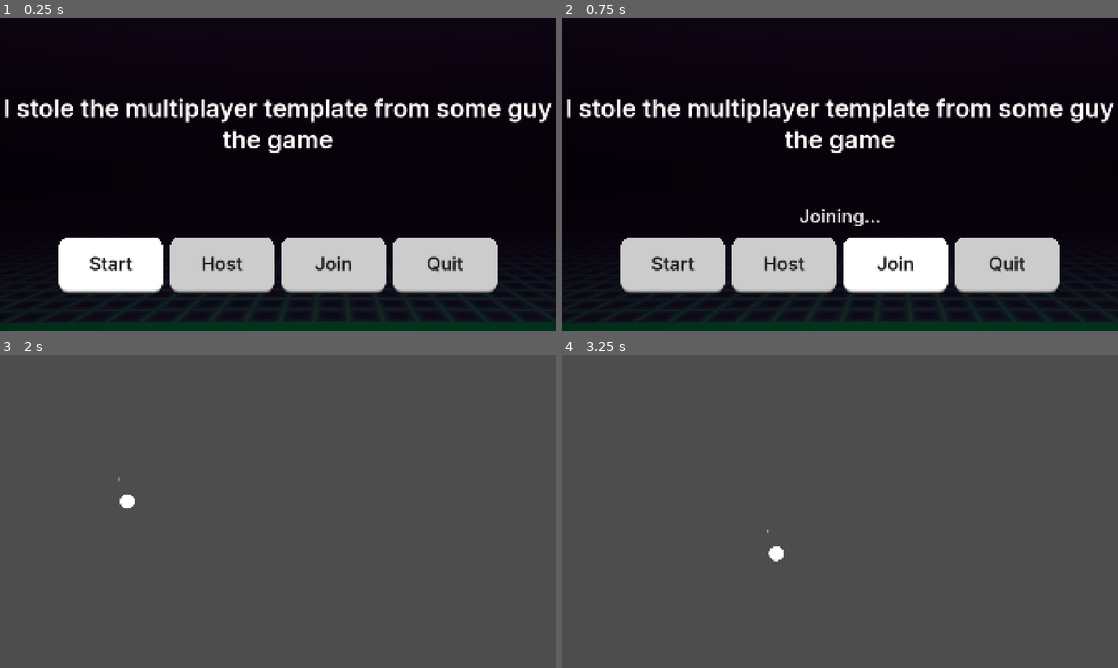
Above: before the commit, frames 1-4 (two rows, left to right).
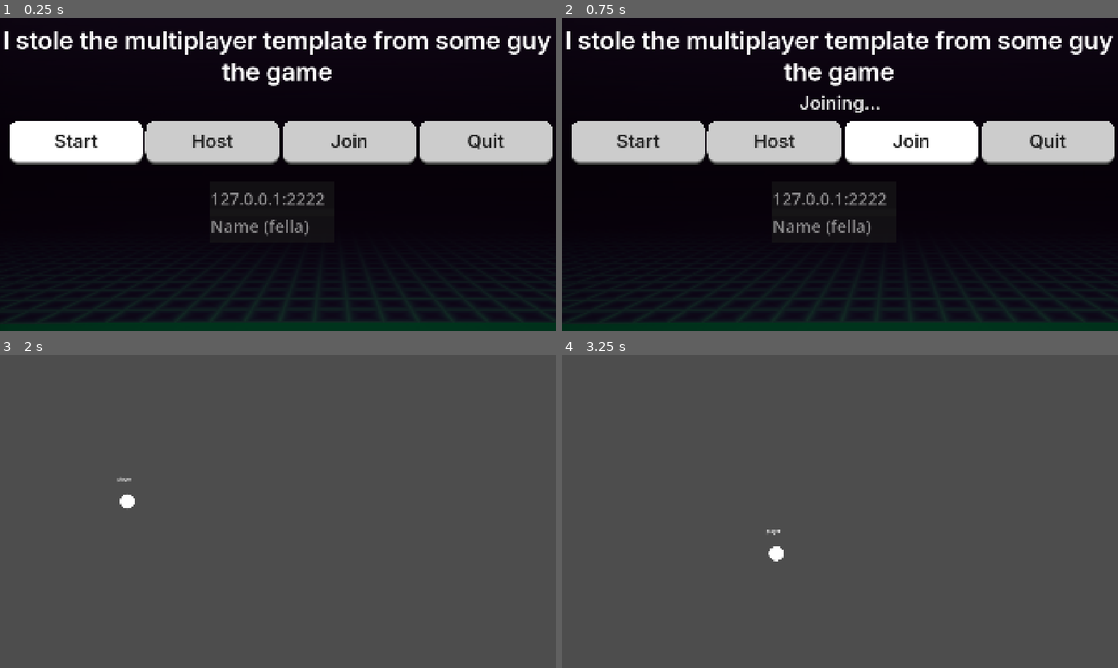
Above: after the commit, the same moments.

Repository: Tinigame/SS13-clone-game
Game: Godot game, scene res://root.tscn
Two runs of this game, one before a commit and one after it. Both use one fixed random seed, a clock stepped at 60 frames per second and the inputs below.
Inputs:
- Up to frame 1 (0.25 s): no input
- Up to frame 2 (0.75 s): click "Join" at 0.5 s
- Up to frame 3 (2 s): click "Start" at 1.25 s
- Up to frame 4 (3.25 s): tap Enter at 2 s; hold Right (right_1) 2.03-2.78 s; hold Down (down_1) from 2.78 s (still down)

The runs differ from the first frame. In frame 1, 33% of the frame differs, in the area x 0-100%, y 4-89%; in frame 2, 33%; in frame 3, less than 0.1%; in frame 4, less than 0.1%.

Commit message:
sumth idk

Diff:
--- a/AutoLoad Scripts/NetworkManager.gd
+++ b/AutoLoad Scripts/NetworkManager.gd
@@ -14,6 +14,7 @@
 # This will contain player info for every player,
 # with the keys being each player's unique IDs.
 var players = {}
+var local_player_name = "Fella"
 
 var connection_type := "player"
 
@@ -29,7 +30,8 @@
 		create_game()
 
 
-func join_game(address = ""):
+func join_game(address = "", thingname = ""):
+	local_player_name = thingname
 	print("Joining")
 	if address.is_empty():
 		address = DEFAULT_SERVER_IP
@@ -61,7 +63,7 @@
 # When a peer connects, send them my player info.
 # This allows transfer of all desired data for each player, not only the unique ID.
 func _on_player_connected(id):
-	_register_player.rpc_id(id, connection_type)
+	_register_player.rpc_id(id, local_player_name)
 
 
 @rpc("any_peer", "reliable")
@@ -80,7 +82,7 @@
 func _on_connected_ok():
 	print("Connected")
 	var peer_id = multiplayer.get_unique_id()
-	players[peer_id] = connection_type
+	players[peer_id] = local_player_name
 	player_connected.emit(peer_id, connection_type)
 
 
--- a/game.gd
+++ b/game.gd
@@ -11,7 +11,7 @@
 
 
 # Called every frame. 'delta' is the elapsed time since the previous frame.
-func _process(delta: float) -> void:
+func _process(_delta: float) -> void:
 	pass
 
 func spawn_all_players(player_dict: Dictionary):
--- a/player.gd
+++ b/player.gd
@@ -12,7 +12,8 @@
 func _ready() -> void:
 	syncPos = global_position
 
-	$"Player ID".text = name
+	var player_name = NetworkManager.players[int(name)]
+	$"Player ID".text = player_name
 	GameManager.player_info[int(name)] = {"spawnpoint":syncPos, "node":self}
 	NetworkManager.player_disconnected.connect(_on_player_disconnected)
 
--- a/project.godot
+++ b/project.godot
@@ -14,7 +14,7 @@
 
 [application]
 
-config/name="Template"
+config/name="ss13 like game thing"
 run/main_scene="uid://dgh5mt7w2shk1"
 config/features=PackedStringArray("4.6", "Forward Plus")
 config/icon="res://assets/icon.svg"
--- a/root.gd
+++ b/root.gd
@@ -1,4 +1,7 @@
 extends Node
+
+@onready var ip_bar: LineEdit = $"MainMenuStuff/IP bar"
+@onready var name_bar: LineEdit = $"MainMenuStuff/Name bar"
 
 @export var level_scene: PackedScene
 var dedicated_correction := 0
@@ -40,8 +43,15 @@
 	$MainMenuStuff.visible = false
 
 func join_game():
-	NetworkManager.join_game()
-	# Start a timer to check if joining
+	var player_name = name_bar.text.strip_edges()
+	if player_name == "":
+		player_name = "Fella"
+
+	if ip_bar.text == "":
+		NetworkManager.join_game("", player_name)
+	else:
+		NetworkManager.join_game(ip_bar.text, player_name)
+
 	connection_timer.start()
 	$MainMenuStuff/PlayersJoined.text = "Joining..."
 	$MainMenuStuff/PlayersJoined.visible = true
--- a/root.tscn
+++ b/root.tscn
@@ -44,14 +44,14 @@
 anchor_top = 1.0
 anchor_right = 0.5
 anchor_bottom = 1.0
-offset_left = 183.0
-offset_top = 718.0
-offset_right = 1697.0
-offset_bottom = 914.0
+offset_left = 12.0
+offset_top = 316.0
+offset_right = 1889.0
+offset_bottom = 469.0
 grow_horizontal = 2
 grow_vertical = 0
 theme = ExtResource("2_vvh5c")
-theme_override_constants/separation = 25
+theme_override_constants/separation = 10
 metadata/_edit_group_ = true
 
 [node name="Start" type="Button" parent="MainMenuStuff/ButtonContainer" unique_id=662596701]
@@ -76,6 +76,24 @@
 size_flags_horizontal = 3
 text = "Quit"
 
+[node name="IP bar" type="LineEdit" parent="MainMenuStuff" unique_id=2129703786]
+layout_mode = 1
+offset_left = 723.0
+offset_top = 564.0
+offset_right = 1157.0
+offset_bottom = 683.0
+theme_override_font_sizes/font_size = 58
+placeholder_text = "127.0.0.1:22222"
+
+[node name="Name bar" type="LineEdit" parent="MainMenuStuff" unique_id=1526148720]
+layout_mode = 1
+offset_left = 723.0
+offset_top = 658.0
+offset_right = 1157.0
+offset_bottom = 777.0
+theme_override_font_sizes/font_size = 58
+placeholder_text = "Name (fella)"
+
 [node name="PlayersJoined" type="Label" parent="MainMenuStuff" unique_id=2048402072]
 layout_mode = 1
 anchors_preset = 7
@@ -84,9 +102,9 @@
 anchor_right = 0.5
 anchor_bottom = 1.0
 offset_left = 651.0
-offset_top = 605.0
+offset_top = 214.0
 offset_right = 1229.0
-offset_bottom = 693.0
+offset_bottom = 302.0
 grow_horizontal = 2
 grow_vertical = 0
 theme = ExtResource("2_vvh5c")
@@ -98,10 +116,10 @@
 anchors_preset = 5
 anchor_left = 0.5
 anchor_right = 0.5
-offset_left = -1878.0
-offset_top = -174.0
-offset_right = 3758.0
-offset_bottom = 698.0
+offset_left = -1881.0
+offset_top = -408.0
+offset_right = 3755.0
+offset_bottom = 237.0
 grow_horizontal = 2
 theme = ExtResource("2_vvh5c")
 theme_override_font_sizes/font_size = 256
